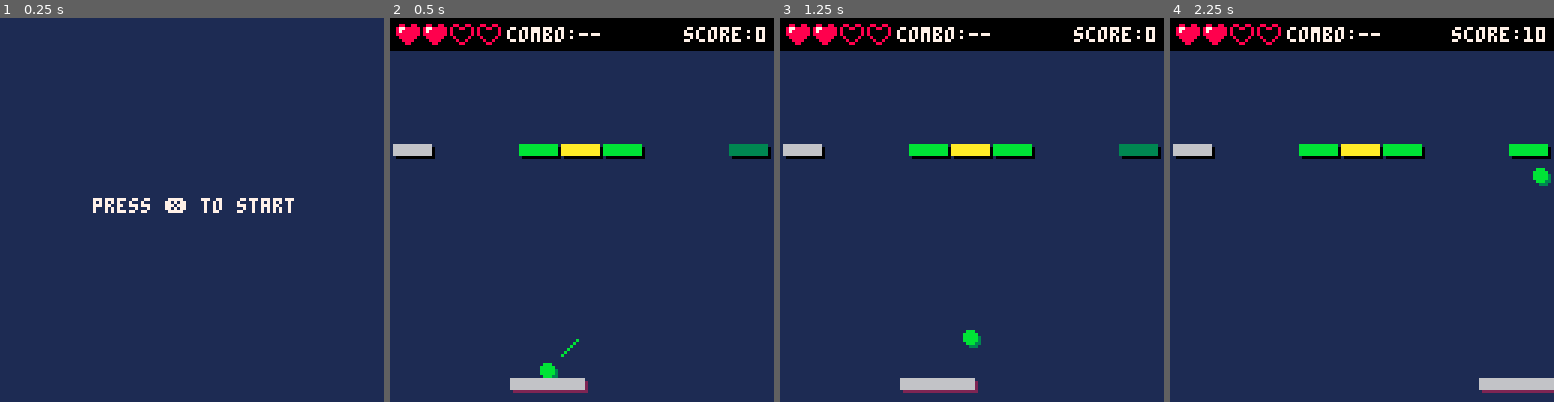
Above: before the commit, frames 1-4 (left to right).
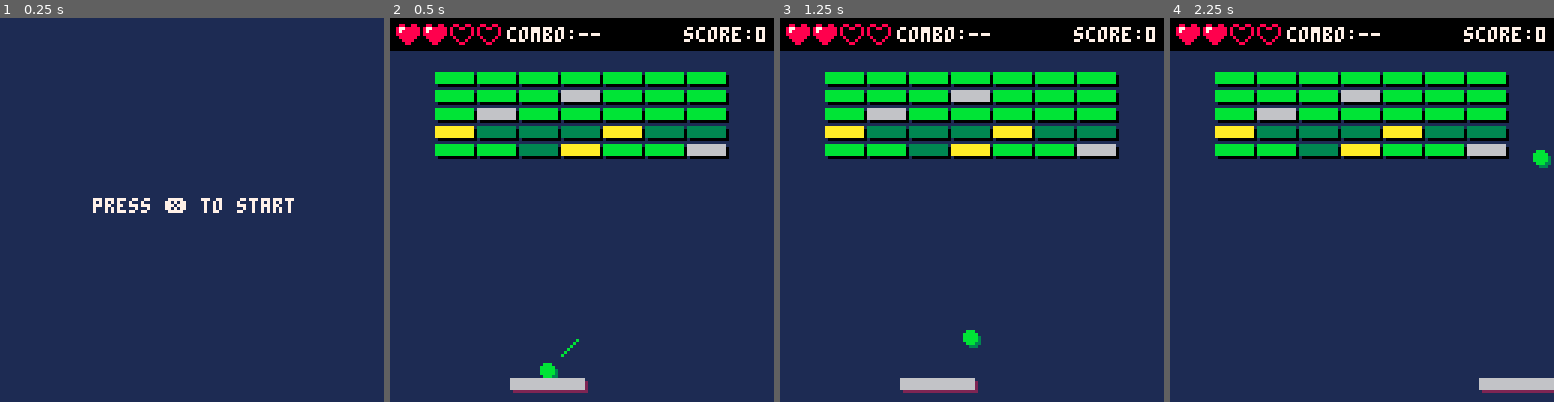
Above: after the commit, the same moments.

Repository: mattmuroya/pico-8
Game: PICO-8 cartridge carts/breakout/breakout.p8
Same seed, same stepped clock (60 frames per second), same inputs: the game is played once before the commit and once after it.
Inputs:
- Up to frame 1 (0.25 s): no input
- Up to frame 2 (0.5 s): tap X (X key) at 0.33 s
- Up to frame 3 (1.25 s): tap X (X key) at 1.07 s
- Up to frame 4 (2.25 s): hold Right 1.6-2.1 s; tap X (X key) at 1.85 s

Frame 1 is identical in both runs. In frame 2, 14% of the frame differs, in the area x 0-100%, y 14-37%; in frame 3, 14%; in frame 4, 15%, in the area x 0-100%, y 2-44%.

Commit message:
Brick types part II (explosions)

Diff:
--- a/carts/breakout/breakout.p8
+++ b/carts/breakout/breakout.p8
@@ -15,11 +15,11 @@
     levels = {
         -- level 1
         {
-            "         ",
-            "         ",
-            "         ",
-            "         ",
-            "i  bxb  t",
+            " bbbbbbb ",
+            " bbbibbb ",
+            " bibbbbb ",
+            " xtttxtt ",
+            " bbtxbbi ",
         },
         -- level 2
         {
@@ -200,34 +200,29 @@
     for i = 1, #bricks do
         for j = 1, #bricks[i] do
             local brick = bricks[i][j]
+
+            if brick.timer ~= nil then
+                if brick.timer <= 0 then
+                    react_to_hit(i, j)
+                    update_score()
+                    brick.timer = nil
+                else
+                    brick.timer -= 1
+                end
+            end
+
             if collide(ball, brick) and first_hit and brick.type ~= " " then
-                -- deflect ball
                 if deflect_x(ball,brick) then ball.dx = -ball.dx
                 else ball.dy = -ball.dy
                 end
                 first_hit = false
                 sfx(3)
-
-                -- reactions
-                if brick.type == "i" then goto continue end
-                if brick.type == "b" then brick.type = " " end
-                if brick.type == "t" then brick.type = "b" end
-                if brick.type == "x" then
-                    brick.type = " " -- to-do: implement exploding bricks
-                    -- explode neighboring bricks as well
-                    -- bricks[i][j - 1].type = " "
-                    -- bricks[i][j + 1].type = " "
+                react_to_hit(i, j)
+                if brick.type ~= "i" then
+                    update_multiplier()
+                    update_score()
                 end
-
-                -- update multiplier
-                if multiplier == 0 then multiplier = 1
-                elseif multiplier < 8 then multiplier *= 2
-                end
-
-                -- update score
-                score += 10 * (multiplier > 0 and multiplier or 1)
             end
-            ::continue::
         end
     end
 
@@ -306,14 +301,44 @@
     )
 end
 
+function react_to_hit(i,j)
+    local brick = bricks[i][j]
+    if brick.type == "b" then brick.type = " "
+    elseif brick.type == "t" then brick.type = "b"
+    elseif brick.type == "x" then
+        brick.type = " " -- to-do: replace with explosion animation
+        set_timers_on_adj(i, j)
+    end
+end
+
+function set_timers_on_adj(i, j)
+    if i > 1 and reactive(bricks[i - 1][j].type) then bricks[i - 1][j].timer = 6 end
+    if i < #bricks and reactive(bricks[i + 1][j].type) then bricks[i + 1][j].timer = 6 end
+    if j > 1 and reactive(bricks[i][j -1].type) then bricks[i][j - 1].timer = 6 end
+    if j < #bricks[i] and reactive(bricks[i][j + 1].type) then bricks[i][j + 1].timer = 6 end
+end
+
+function update_multiplier()
+    if multiplier == 0 then multiplier = 1
+    elseif multiplier < 8 then multiplier *= 2
+    end
+end
+
+function update_score()
+    score += 10 * (multiplier > 0 and multiplier or 1)
+end
+
 function level_clear()
-
     for i = 1, #bricks do
         for j = 1, #bricks[i] do
-            if bricks[i][j].type ~= " " and bricks[i][j].type ~= "i" then return false end
+            if reactive(bricks[i][j].type) then return false end
         end
     end
     return true
+end
+
+function reactive(type)
+    return type ~= " " and type ~= "i"
 end
 
 function deflect_x(ball, rect)
